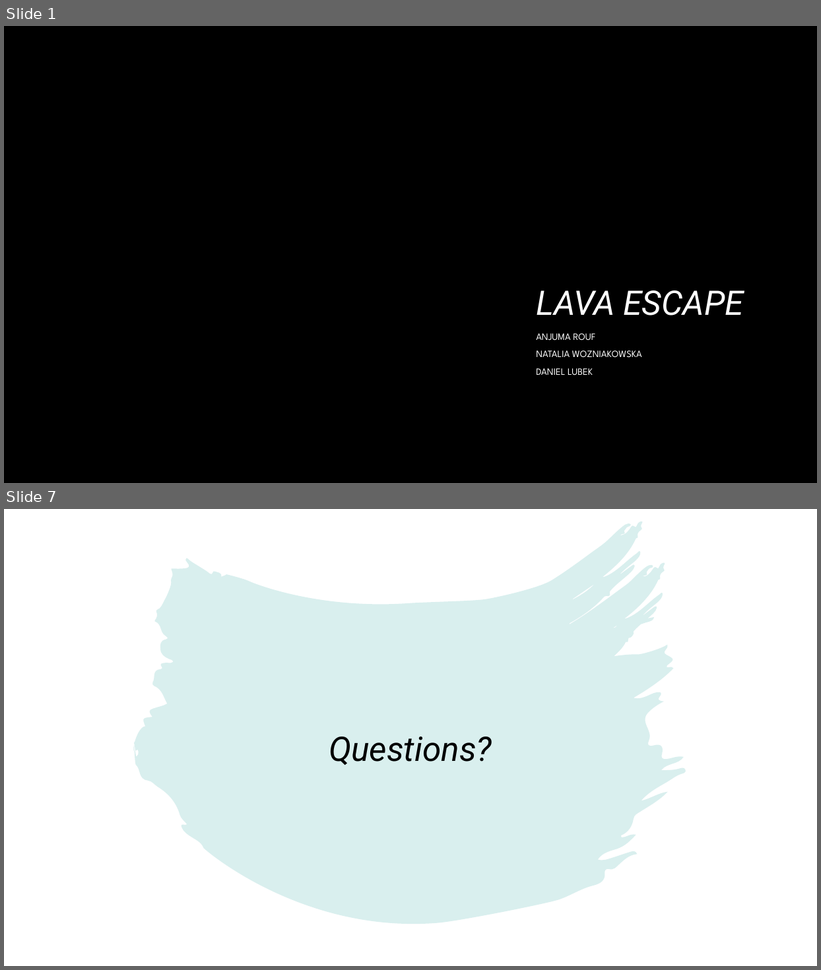
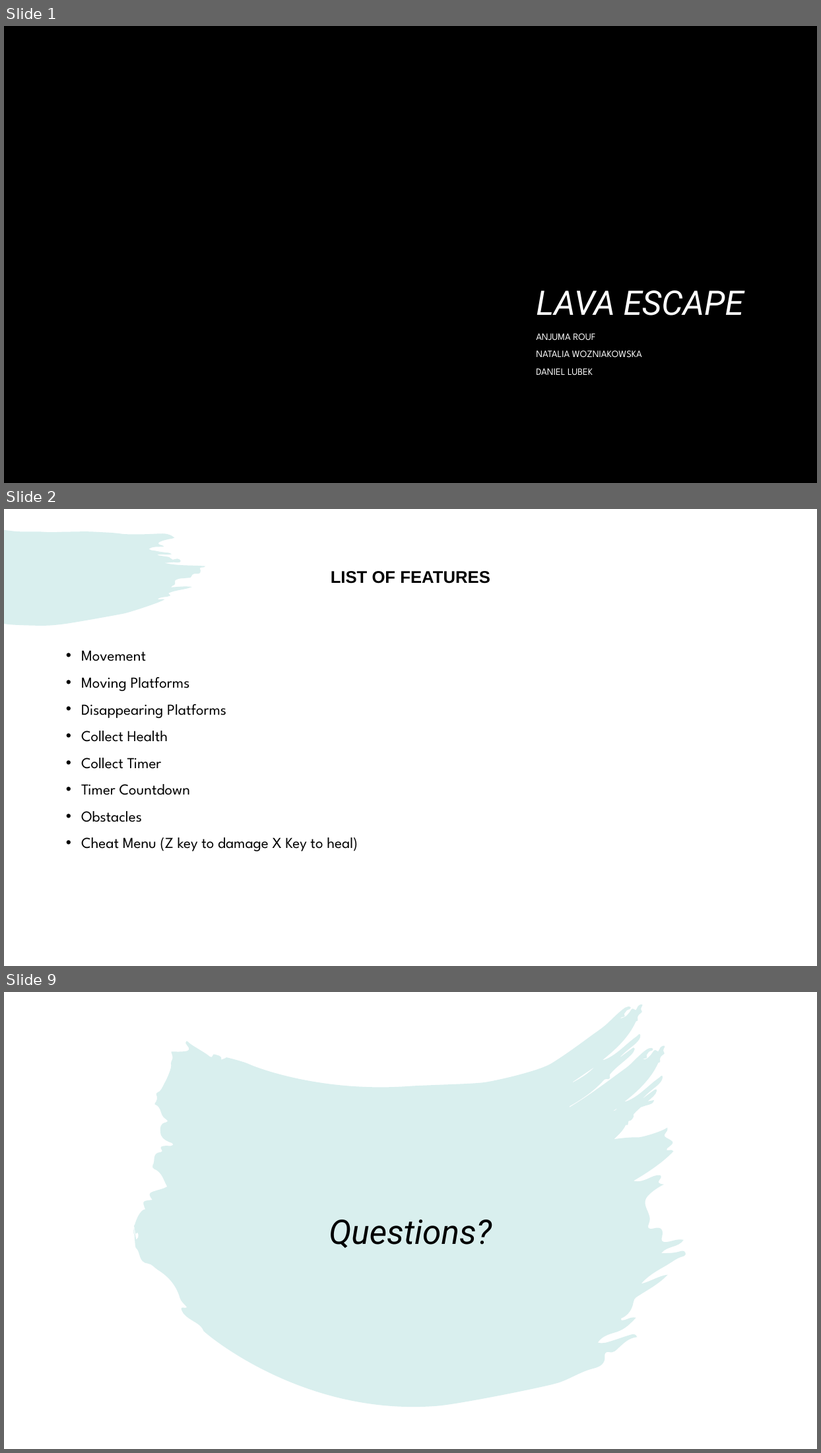
Before and after one commit to Wozniakowska/UE5_Assesment, a slide deck: LavaEscapeSlides.pptx. Shown one above the other, each under a label of ours: slides 1 and 7 before the commit, slides 1, 2 and 9 after it; the slides between them are not shown. The pictures are 821x970 and 821x1453 pixels, drawn with LibreOffice and Linux fonts; fonts in the diff are those of the drawing; background and template pictures are left out. Boxes give left, top, right and bottom in pixels: in the first picture for what was removed or moved away, otherwise in the second. Text is boxed around its words. In the diff, an @@ line names an element or a change of style, - is before the commit and + after.

```diff
--- a/LavaEscapeSlides.pptx
+++ b/LavaEscapeSlides.pptx
@@ slide 2 added at (4, 509, 817, 966), background #FFFFFF @@
@@ freeform shape added at (4, 529, 205, 626), fill #45AFAD at 20% opacity @@
@@ title added at (331, 571, 490, 584), 20 pt, text #000000, bold @@
+LIST OF FEATURES
@@ text added at (81, 650, 358, 852), 18 pt, text #000000 @@
+• Movement
+• Moving Platforms
+• Disappearing Platforms
+• Collect Health
+• Collect Timer
+• Timer Countdown
+• Obstacles
+• Cheat Menu (Z key to damage X Key to heal)
@@ what was slide 7 is now slide 9 @@
```
Also in this commit, not shown: 2 slides changed, 4 other slides added, 3 slides removed, 1 other file.
